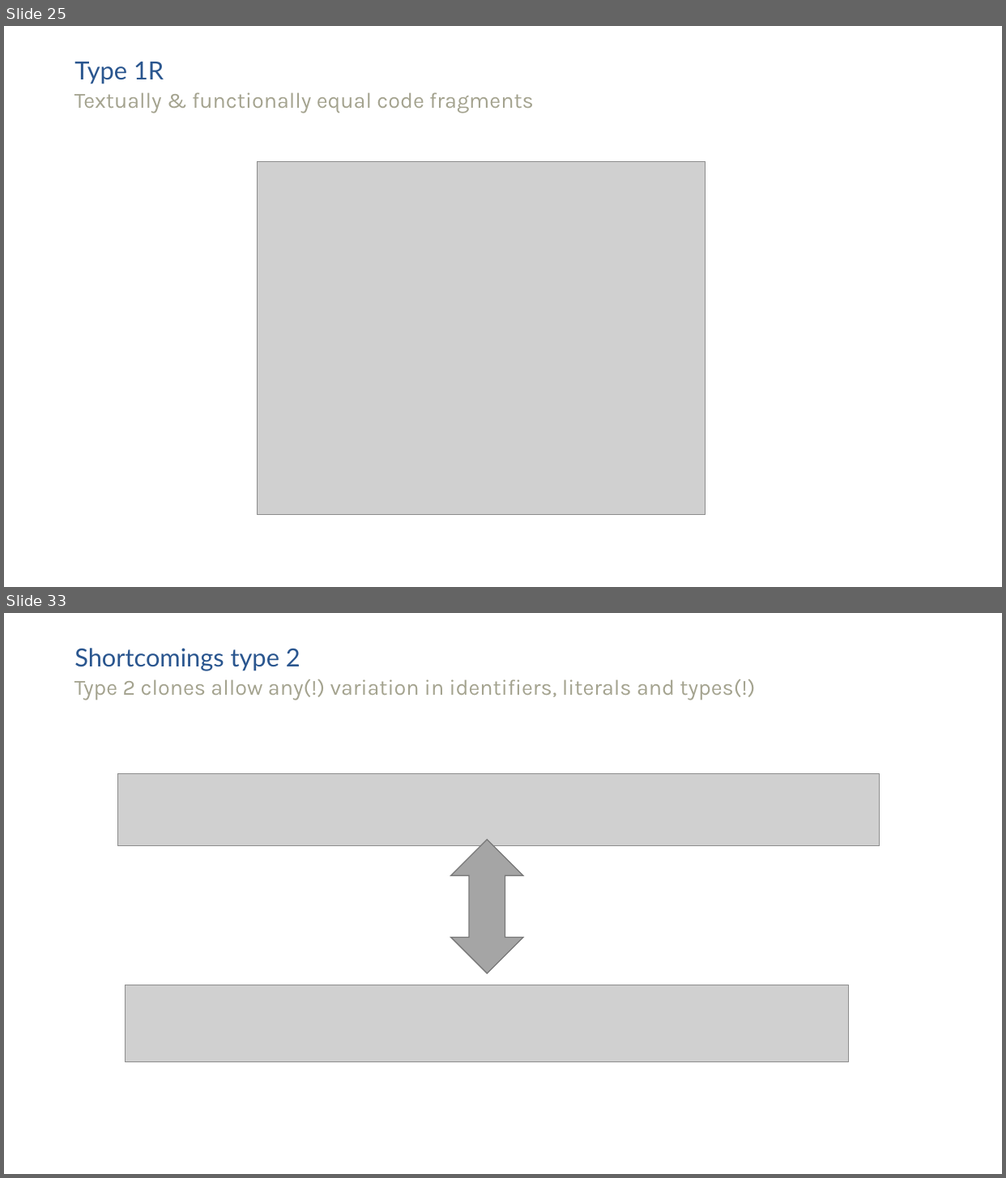
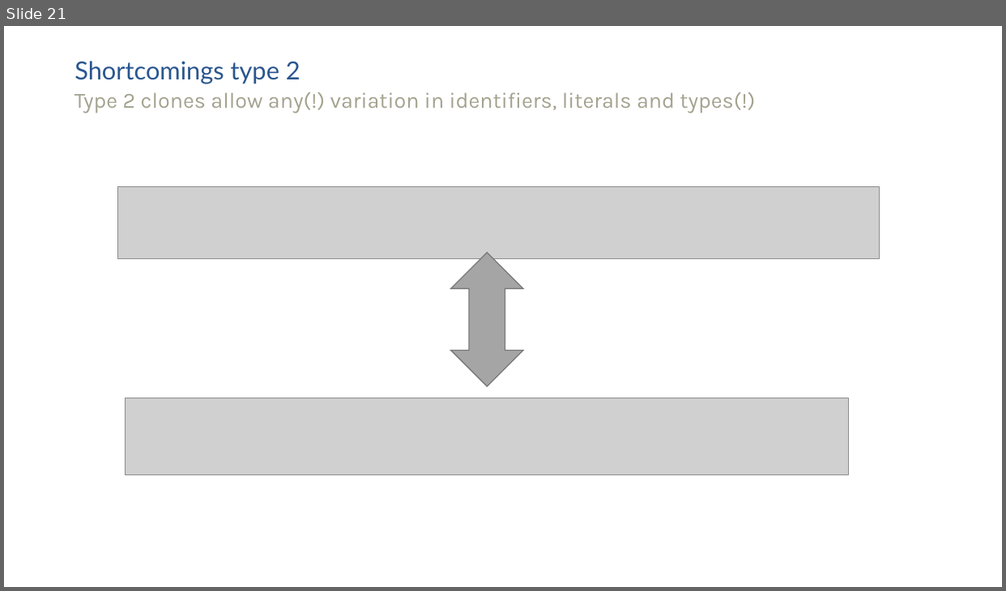
Before and after one commit to SimonBaars/Master-Thesis-Simon-Baars, a slide deck: presentations/FinalPresentation.odp. Shown one above the other, each under a label of ours: slides 25 and 33 before the commit, slide 21 after it; the slides between them are not shown. The pictures are 1006x1178 and 1006x591 pixels, drawn with LibreOffice and Linux fonts; fonts in the diff are those of the drawing; grey boxes stand for pictures. Boxes give left, top, right and bottom in pixels: in the first picture for what was removed or moved away, otherwise in the second. Text is boxed around its words. In the diff, an @@ line names an element or a change of style, - is before the commit and + after.

```diff
--- a/presentations/FinalPresentation.odp
+++ b/presentations/FinalPresentation.odp
@@ slide 25 removed at bbox=[4, 26, 1002, 587], background #FFFFFF @@
@@ free removed at bbox=[74, 56, 923, 88] @@
-Type 1R
@@ free removed at bbox=[74, 88, 923, 120] @@
-Textually & functionally equal code fragments
@@ picture removed at bbox=[258, 161, 705, 515] @@
@@ what was slide 33 is now slide 21 @@
```
Also in this commit, not shown: 4 slides changed, 2 slides added, 28 other slides removed, 1 other file.
